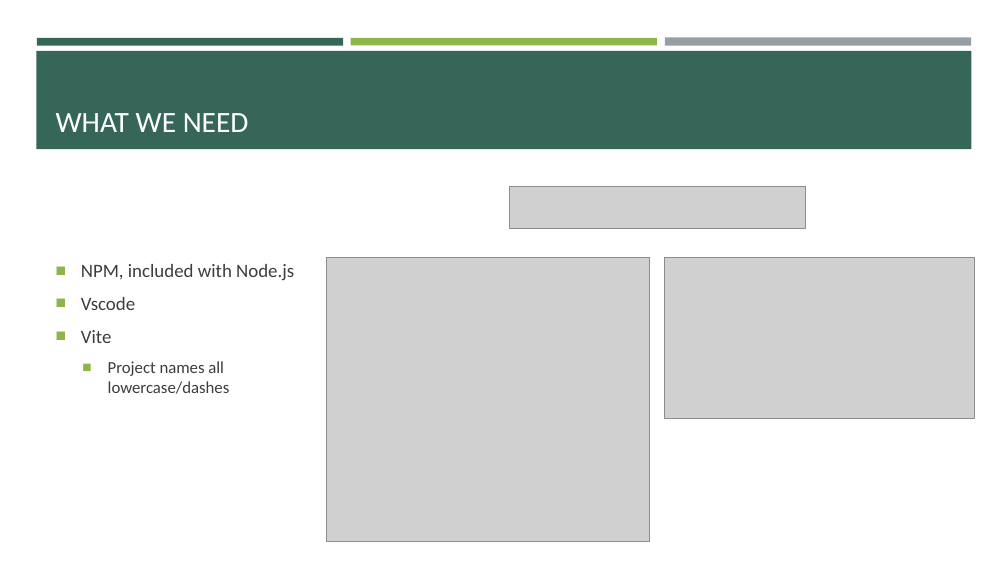
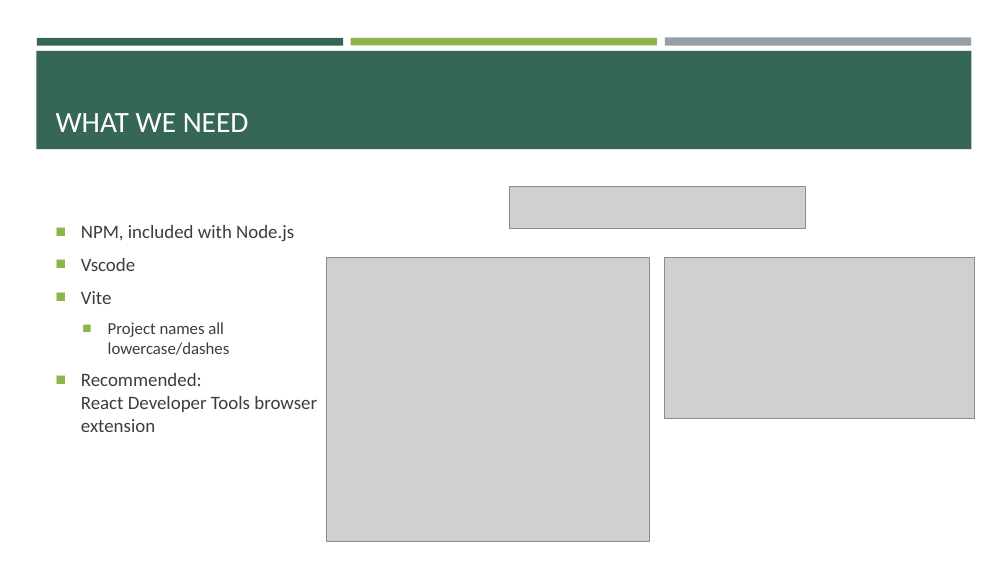
Before and after one commit to e-m-wilson/SNOW, a slide deck: slide 4 of Week_2/React.pptx. Drawn at 1008x567 pixels with LibreOffice and Linux fonts; fonts in the diff are those of the drawing; grey boxes stand for pictures. Boxes give left, top, right and bottom in pixels: in the first picture for what was removed or moved away, otherwise in the second. Text is boxed around its words. In the diff, an @@ line names an element or a change of style, - is before the commit and + after.

Commit message:
update

```diff
--- a/Week_2/React.pptx
+++ b/Week_2/React.pptx
@@ text at (x1=81, y1=373, x2=317, y2=432): paragraph added @@
+■ Recommended:
+  React Developer Tools browser extension
```
Also in this commit, not shown: 1 other slide changed.
